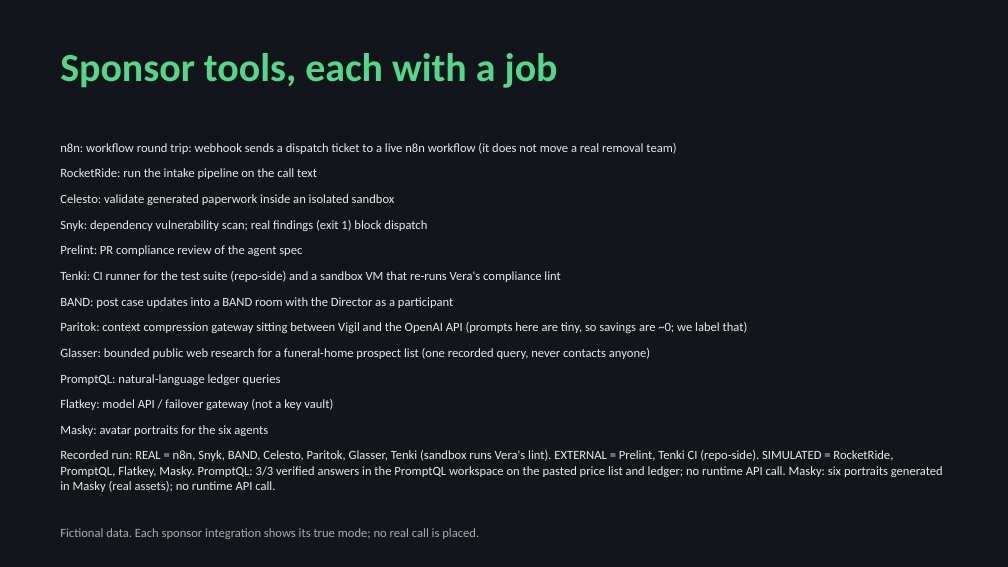
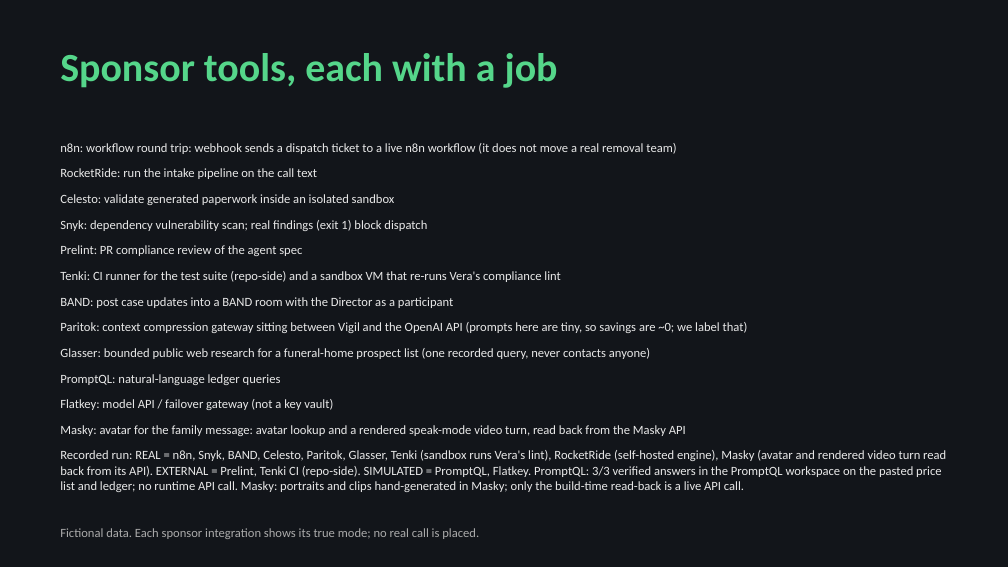
Before and after one commit to donaldc11/vigil-ai-night-staff, a slide deck: slide 5 of Vigil_deck.pptx. Drawn at 1008x567 pixels with LibreOffice and Linux fonts; fonts in the diff are those of the drawing. Boxes give left, top, right and bottom in pixels: in the first picture for what was removed or moved away, otherwise in the second. Text is boxed around its words. In the diff, an @@ line names an element or a change of style, - is before the commit and + after.

Commit message:
Verify RocketRide and Masky sponsor integrations

```diff
--- a/Vigil_deck.pptx
+++ b/Vigil_deck.pptx
@@ text at (60, 425, 946, 492): text changed @@
-Masky: avatar portraits for the six agents
-Recorded run: REAL = n8n, Snyk, BAND, Celesto, Paritok, Glasser, Tenki (sandbox runs Vera's lint). EXTERNAL = Prelint, Tenki CI (repo-side). SIMULATED = RocketRide, PromptQL, Flatkey, Masky. PromptQL: 3/3 verified answers in the PromptQL workspace on the pasted price list and ledger; no runtime API call. Masky: six portraits generated in Masky (real assets); no runtime API call.
+Masky: avatar for the family message: avatar lookup and a rendered speak-mode video turn, read back from the Masky API
+Recorded run: REAL = n8n, Snyk, BAND, Celesto, Paritok, Glasser, Tenki (sandbox runs Vera's lint), RocketRide (self-hosted engine), Masky (avatar and rendered video turn read back from its API). EXTERNAL = Prelint, Tenki CI (repo-side). SIMULATED = PromptQL, Flatkey. PromptQL: 3/3 verified answers in the PromptQL workspace on the pasted price list and ledger; no runtime API call. Masky: portraits and clips hand-generated in Masky; only the build-time read-back is a live API call.
```
Also in this commit, not shown: 1 other slide changed, 13 other files.
